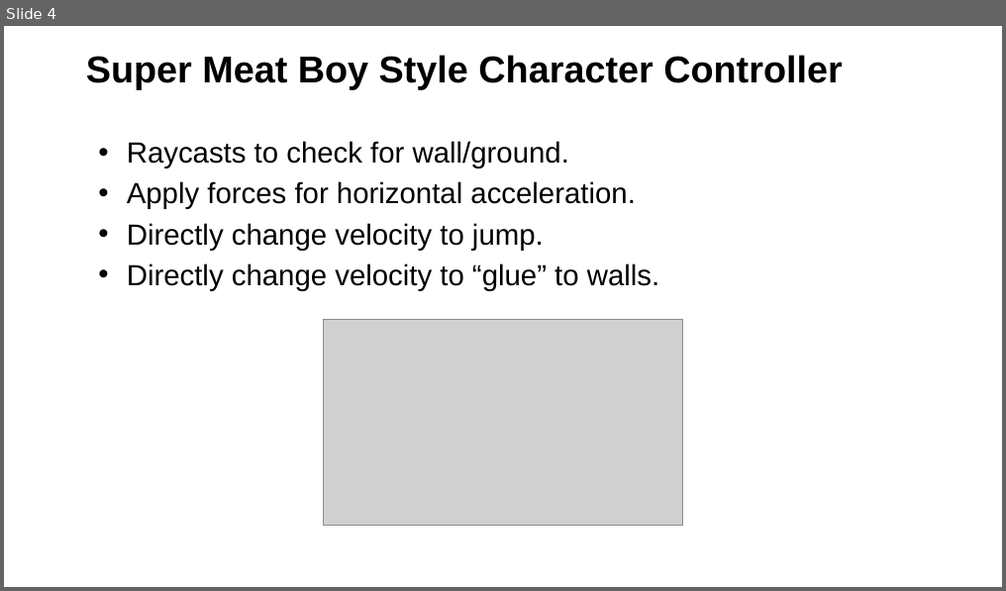
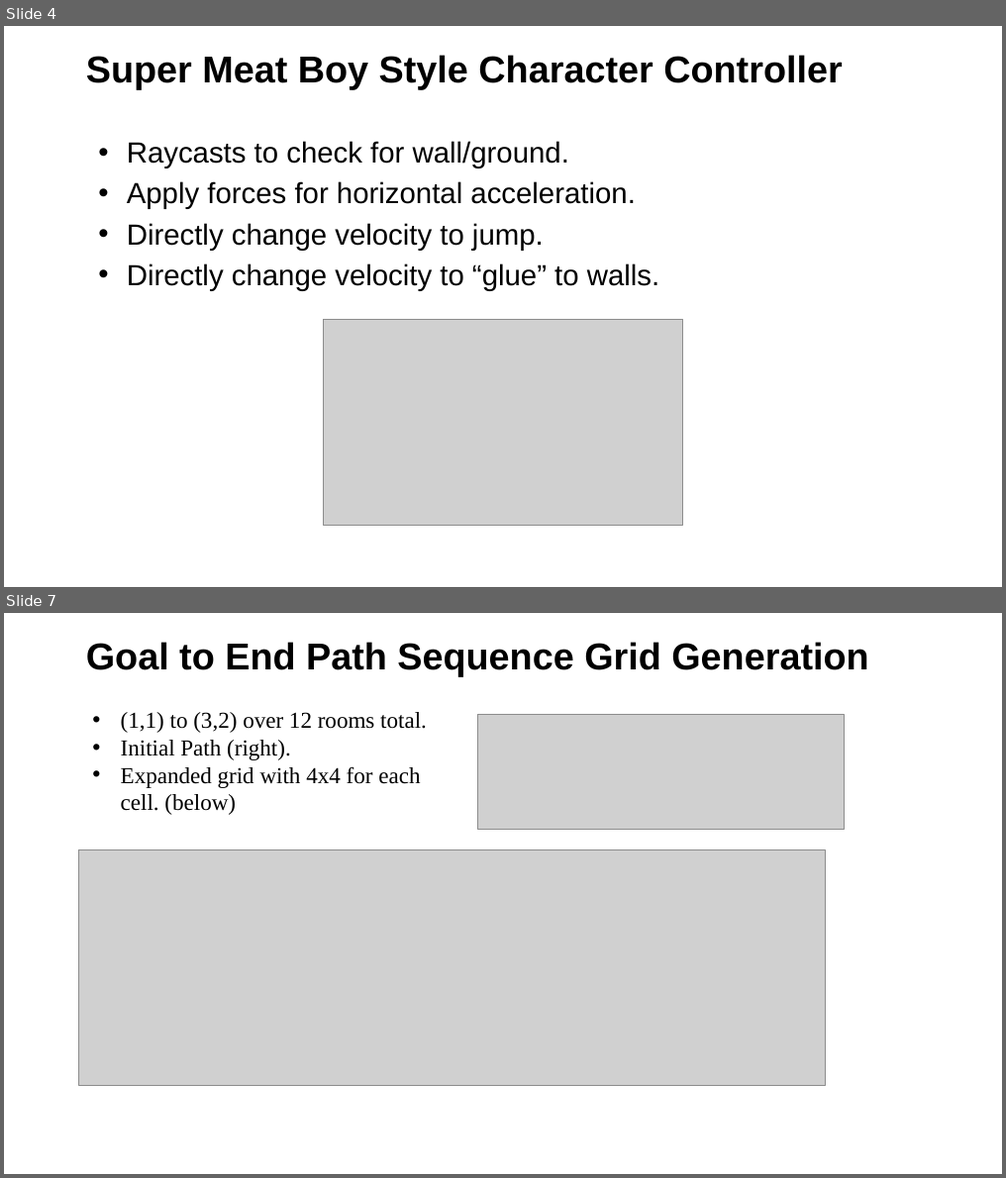
Before and after one commit to Squirrelbear/Unity2DPlatformerWorkshop, a slide deck: Lecture2.pptx. Shown one above the other, each under a label of ours: slide 4 before the commit, slides 4 and 7 after it; the slides between them are not shown. The pictures are 1006x591 and 1006x1178 pixels, drawn with LibreOffice and Linux fonts; fonts in the diff are those of the drawing; grey boxes stand for pictures; background and template pictures are left out. Boxes give left, top, right and bottom in pixels: in the first picture for what was removed or moved away, otherwise in the second. Text is boxed around its words. In the diff, an @@ line names an element or a change of style, - is before the commit and + after.

```diff
--- a/Lecture2.pptx
+++ b/Lecture2.pptx
@@ slide 7 added at <box>4,613,1002,1174</box>, background picture (left out) @@
@@ title added at <box>86,642,868,676</box>, 36 pt, text #000000, bold @@
+Goal to End Path Sequence Grid Generation
@@ text added at <box>121,712,427,815</box>, 22 pt, text #000000 @@
+• (1,1) to (3,2) over 12 rooms total.
+• Initial Path (right).
+• Expanded grid with 4x4 for each cell. (below)
@@ picture added at <box>478,714,844,830</box> @@
@@ picture added at <box>79,851,826,1085</box> @@
```
Also in this commit, not shown: 1 slide changed, 5 other slides added, 4 other files.
